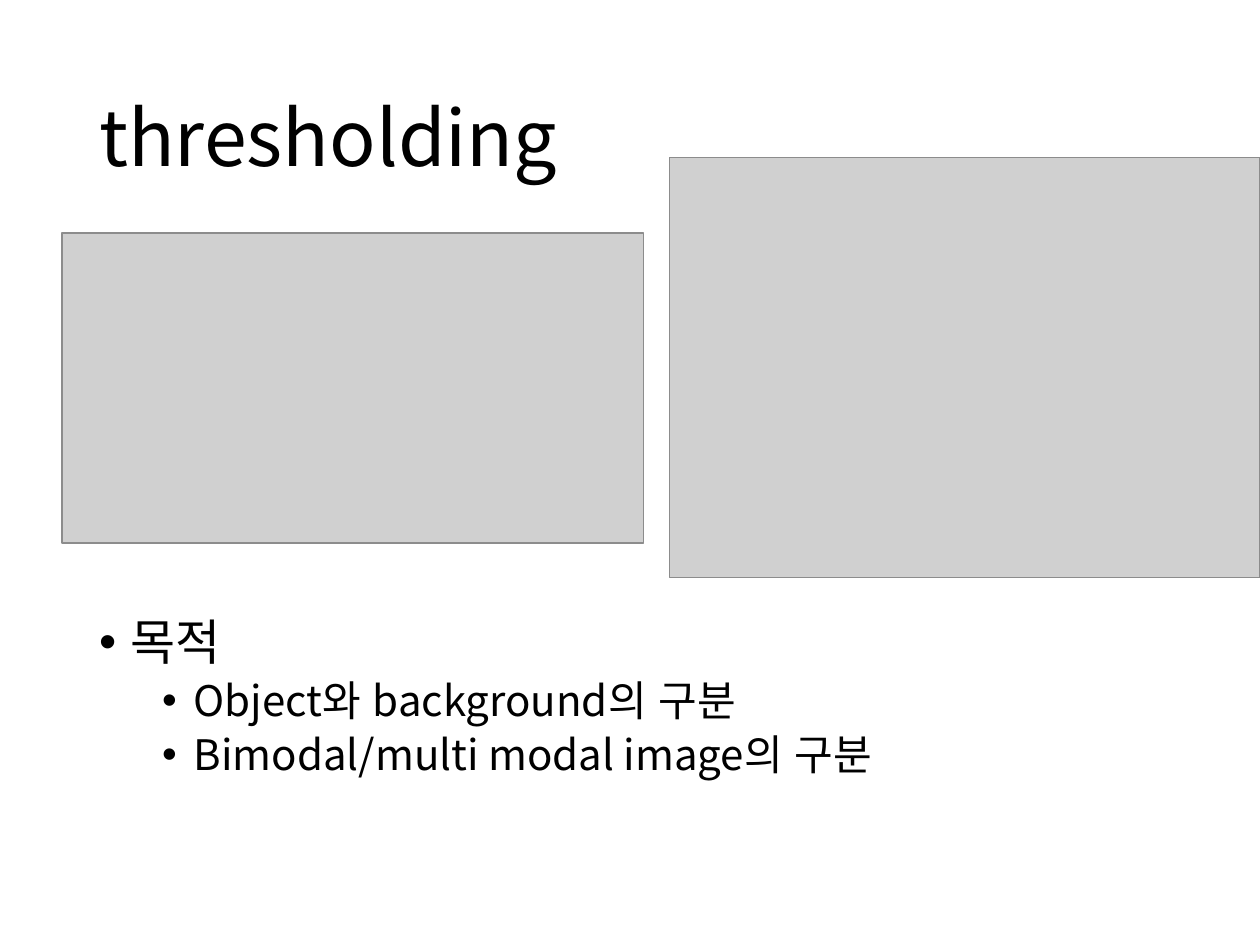
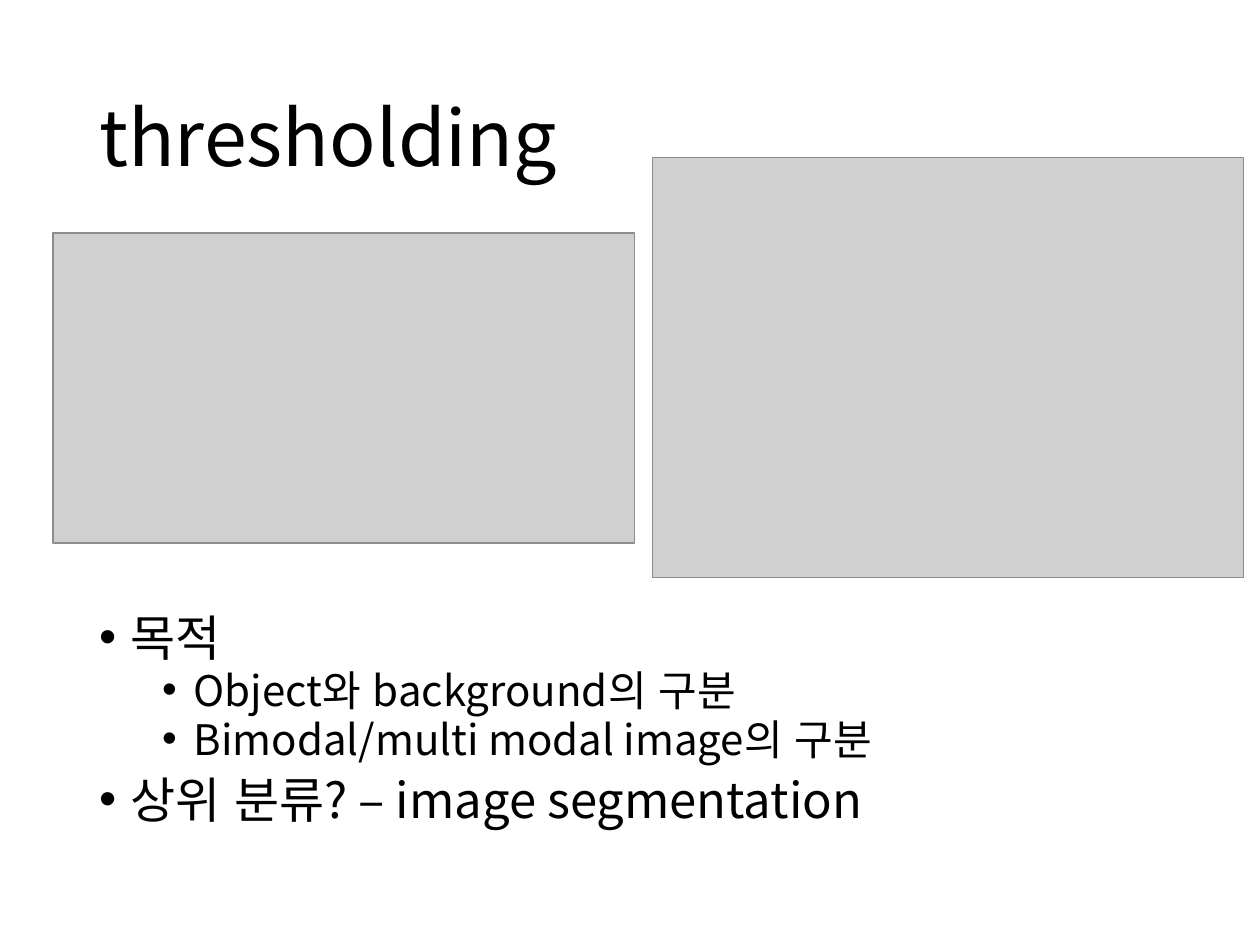
Before and after one commit to boy1089/MyProject, a slide deck: slide 2 of thresholding.pptx. Drawn at 1260x945 pixels with LibreOffice and Linux fonts; fonts in the diff are those of the drawing; grey boxes stand for pictures. Boxes give left, top, right and bottom in pixels: in the first picture for what was removed or moved away, otherwise in the second. Text is boxed around its words. In the diff, an @@ line names an element or a change of style, - is before the commit and + after.

```diff
--- a/thresholding.pptx
+++ b/thresholding.pptx
@@ picture: place and size @@
-picture at bbox=[669, 158, 1260, 577]
+picture at bbox=[653, 158, 1244, 577]
@@ picture: place and size @@
-picture at bbox=[62, 233, 643, 543]
+picture at bbox=[53, 233, 634, 543]
@@ text at bbox=[131, 615, 872, 766]: line spacing 0.9 to 0.8 @@
@@ text at bbox=[131, 777, 862, 831]: paragraph added @@
+• 상위 분류? – image segmentation
```
Also in this commit, not shown: 7 other slides changed, 9 slides added, 2 slides removed.
